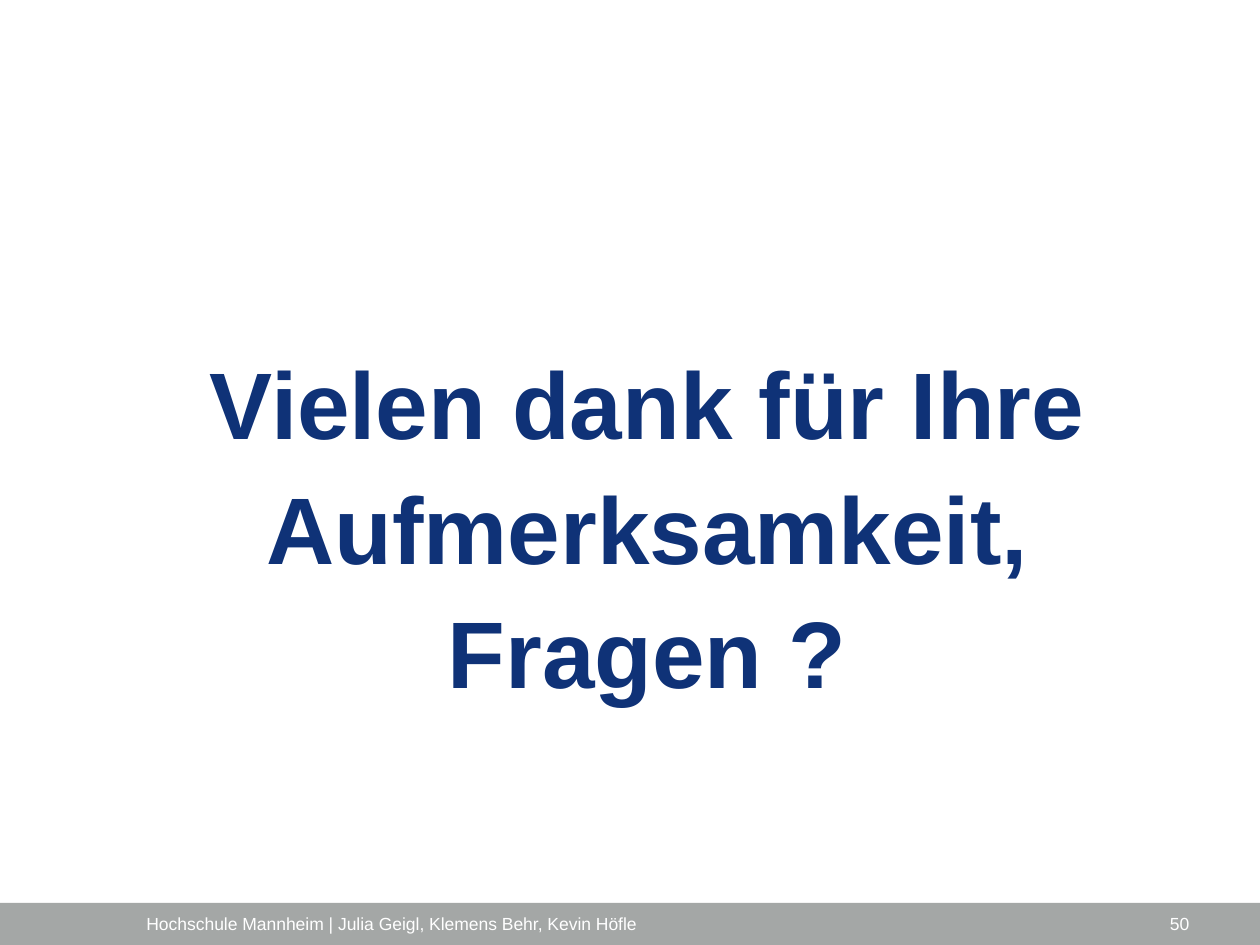
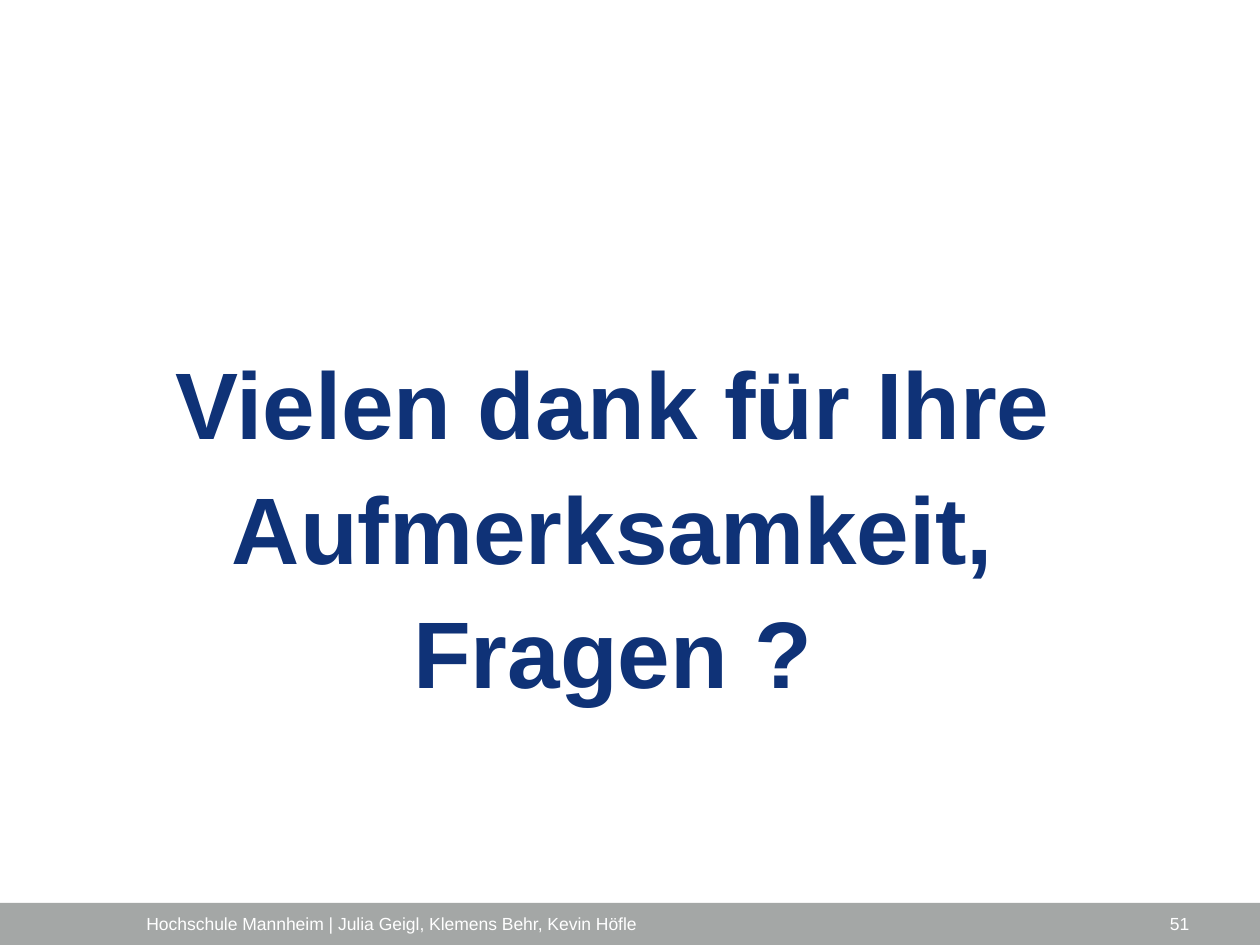
Before and after one commit to ProjektlaborEmbeddedSecurity/Presentation, a slide deck: slide 51 of PES_FH_VERS.pptx (slide 50 before the commit). Drawn at 1260x945 pixels with LibreOffice and Linux fonts; fonts in the diff are those of the drawing; background and template pictures are left out. Boxes give left, top, right and bottom in pixels: in the first picture for what was removed or moved away, otherwise in the second. Text is boxed around its words. In the diff, an @@ line names an element or a change of style, - is before the commit and + after.

```diff
--- a/PES_FH_VERS.pptx
+++ b/PES_FH_VERS.pptx
@@ title "Vielen dank für Ihre Aufmerksamkeit, ..." moved from (x1=210, y1=370, x2=1084, y2=705) to (x1=175, y1=370, x2=1049, y2=705) @@
@@ page number at (x1=1170, y1=918, x2=1189, y2=930): text changed @@
-50
+51
```
Also in this commit, not shown: 6 other slides changed, 1 slide added.
